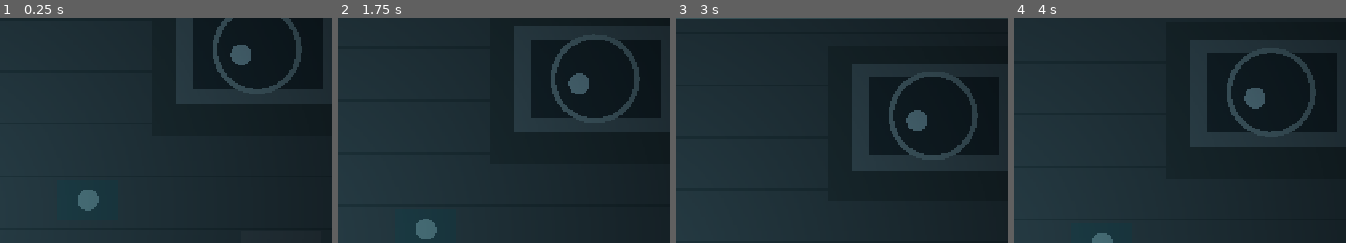
Above: before the commit, frames 1-4 (left to right).
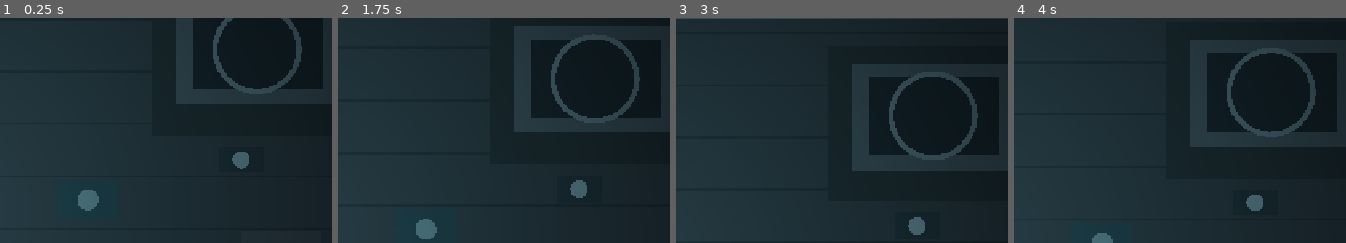
Above: after the commit, the same moments.

Repository: MohamedXIV/not-a-hero
Game: Godot game, scene res://scenes/interiors/mesa_depth_chamber.tscn
The game is run twice, just before and just after one commit, with the same random seed, the same clock (stepped at 60 frames per second) and the same inputs. This scene is started directly instead of the project's main scene.
Inputs (mouse positions are % of the whole screen's width and height, from its top left):
- Up to frame 1 (0.25 s): no input
- Up to frame 2 (1.75 s): tap Enter at 0.5 s; move the mouse to (45, 70) at 0.52 s; hold W (move_up) from 0.53 s (still down); tap C (craft_dressing) at 0.6 s; click (45, 70) at 0.67 s; move the mouse to (87, 65) at 1.27 s; tap X (decor_pickup) at 1.35 s
- Up to frame 3 (3 s): move the mouse to (14, 35) at 2.02 s; release W (move_up) at 2.03 s; hold A (move_left) from 2.03 s (still down); tap G (decorate) at 2.1 s; move the mouse to (57, 50) at 2.77 s; tap F (field_dressing) at 2.85 s; click (57, 50) at 2.92 s
- Up to frame 4 (4 s): tap Space at 3.5 s; move the mouse to (33, 25) at 3.52 s; release A (move_left) at 3.53 s; press the mouse at (33, 25) at 3.53 s; hold S (move_down) from 3.53 s (still down)
The pictures show only the part of the screen within x 39-89%, y 21-71%; the shares and areas given below are measured in that part.

The runs differ from the first frame. In frame 1, 0.8% of the frame differs, in the area x 69-76%, y 12-68%; in frame 2, 0.8%; in frame 3, 0.8%, in the area x 69-76%, y 40-97%; in frame 4, 0.8%.

Commit message:
P5: make empty thermal cradle truly solid and move physical archive terminal into reachable aisle

Diff:
--- a/godot/scripts/mesa/mesa_depth_chamber.gd
+++ b/godot/scripts/mesa/mesa_depth_chamber.gd
@@ -5,7 +5,7 @@
 
 const LightFactory = preload("res://scripts/presentation/light_factory.gd")
 const EXIT_POINT: Vector2 = Vector2(125, 493)
-const ARCHIVE_POINT: Vector2 = Vector2(590, 224)
+const ARCHIVE_POINT: Vector2 = Vector2(590, 344)
 const REGULATOR_POINT: Vector2 = Vector2(415, 390)
 const REST_POINT: Vector2 = Vector2(632, 440)
 const RADIUS: float = 62.0
@@ -39,7 +39,7 @@
     _cradle_light.color = Color("#edb48e")
     add_child(_cradle_light)
     # Service walls and a real solid protected cradle, not a fake backdrop.
-    _add_collision(Rect2(688, 136, 60, 160))
+    _add_collision(Rect2(488, 138, 244, 178))
     _add_collision(Rect2(309, 140, 82, 60))
     _refresh()
 
@@ -138,7 +138,10 @@
     # dictated identity. Who built this and what was here remain unknown.
     draw_arc(Vector2(608, 218), 48, 0.0, TAU, 40,
         Color("#edcba5") if GameSession.mesa.depth_warm else Color("#90a5aa"), 6.0)
-    draw_circle(ARCHIVE_POINT, 12, Color("#b0cbd3"))
+    # The visible log terminal is OUTSIDE the protected enclosure. Yuna
+    # needs to approach it rather than magically occupying its solid interior.
+    draw_rect(Rect2(ARCHIVE_POINT - Vector2(25, 15), Vector2(50, 30)), Color("#314b51"))
+    draw_circle(ARCHIVE_POINT, 10, Color("#b0cbd3"))
     draw_rect(Rect2(REGULATOR_POINT - Vector2(35, 23), Vector2(70, 46)),
         Color("#335960"))
     draw_circle(REGULATOR_POINT, 12,
